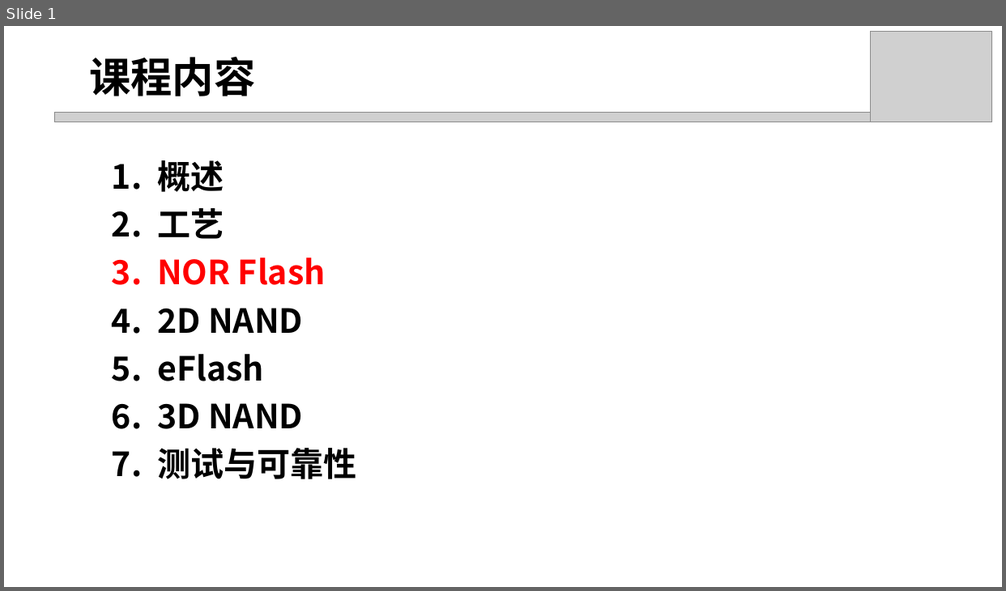
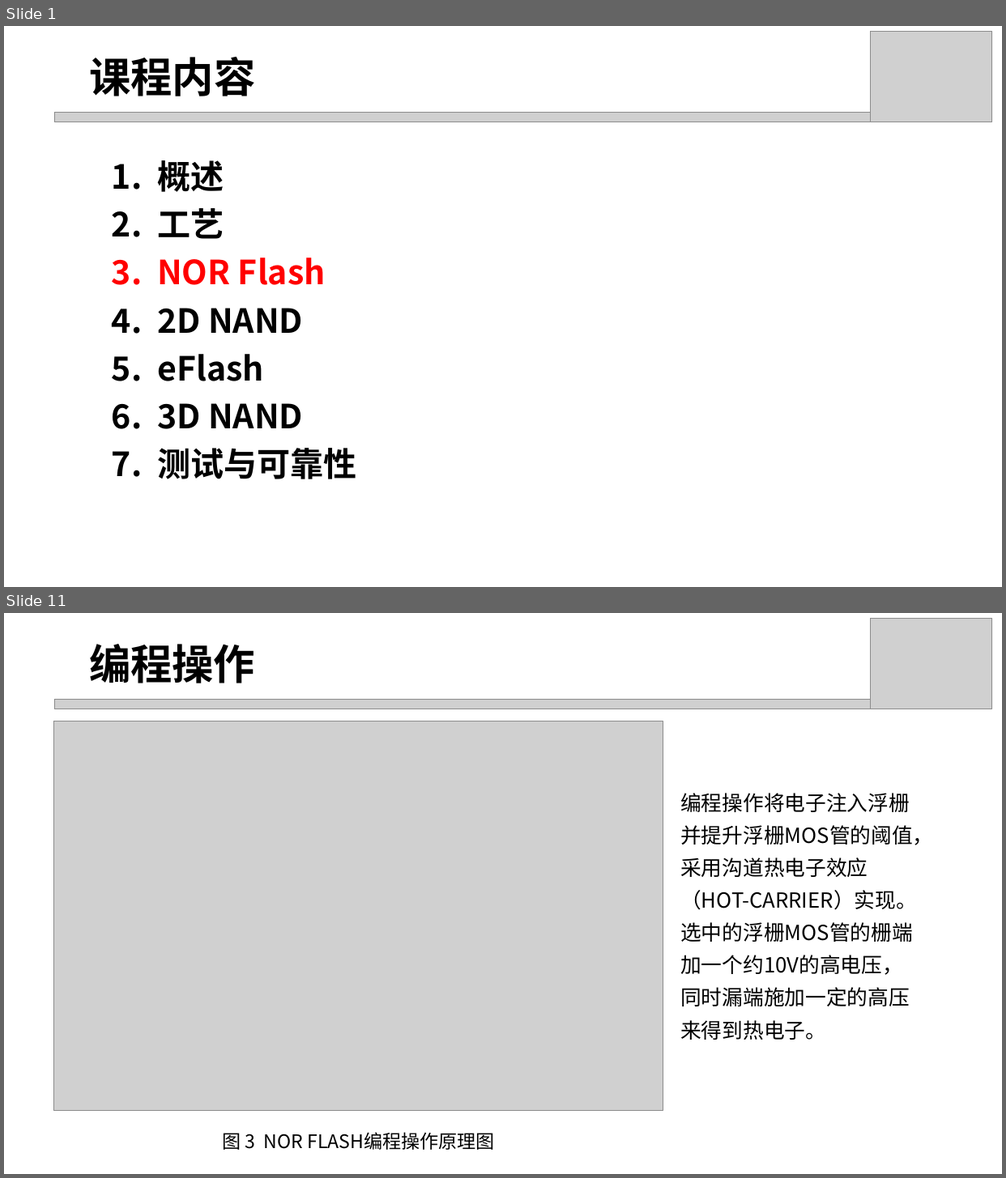
Before and after one commit to DucKlng123/flash, a slide deck: Summary/3. NOR flash.pptx. Shown one above the other, each under a label of ours: slide 1 before the commit, slides 1 and 11 after it; the slides between them are not shown. The pictures are 1006x591 and 1006x1178 pixels, drawn with LibreOffice and Linux fonts; fonts in the diff are those of the drawing; grey boxes stand for pictures. Boxes give left, top, right and bottom in pixels: in the first picture for what was removed or moved away, otherwise in the second. Text is boxed around its words. In the diff, an @@ line names an element or a change of style, - is before the commit and + after.

```diff
--- a/Summary/3. NOR flash.pptx
+++ b/Summary/3. NOR flash.pptx
@@ slide 11 added at (4, 613, 1002, 1174), background #FFFFFF @@
@@ picture added at (870, 618, 991, 709) @@
@@ text added at (89, 644, 255, 683), 40 pt, text #000000, bold @@
+编程操作
@@ picture added at (54, 699, 880, 709) @@
@@ picture added at (54, 722, 663, 1111) @@
@@ text added at (680, 793, 933, 1040), 20 pt, text #000000 @@
+编程操作将电子注入浮栅并提升浮栅MOS管的阈值，采用沟道热电子效应（HOT-CARRIER）实现。选中的浮栅MOS管的栅端加一个约10V的高电压，同时漏端施加一定的高压来得到热电子。
@@ text added at (222, 1132, 495, 1150), 18 pt, text #000000 @@
+图 3 NOR FLASH编程操作原理图
```
Also in this commit, not shown: 1 slide changed, 62 other slides added, 5 slides removed, 2 other files.
